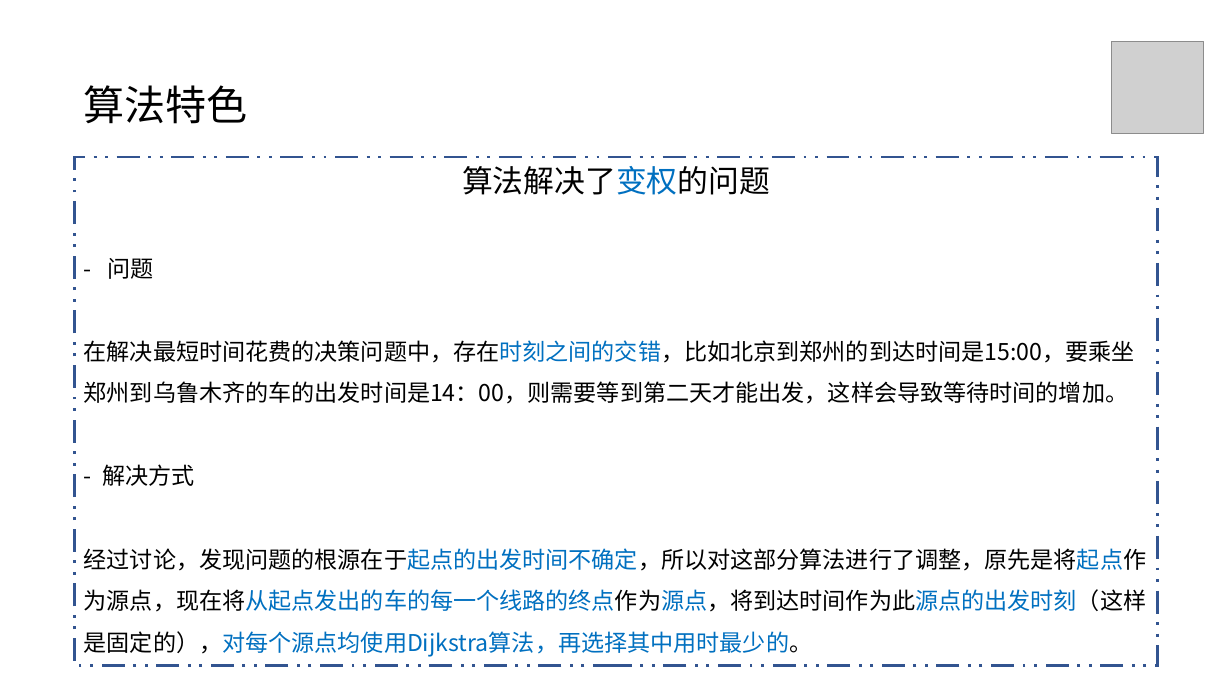
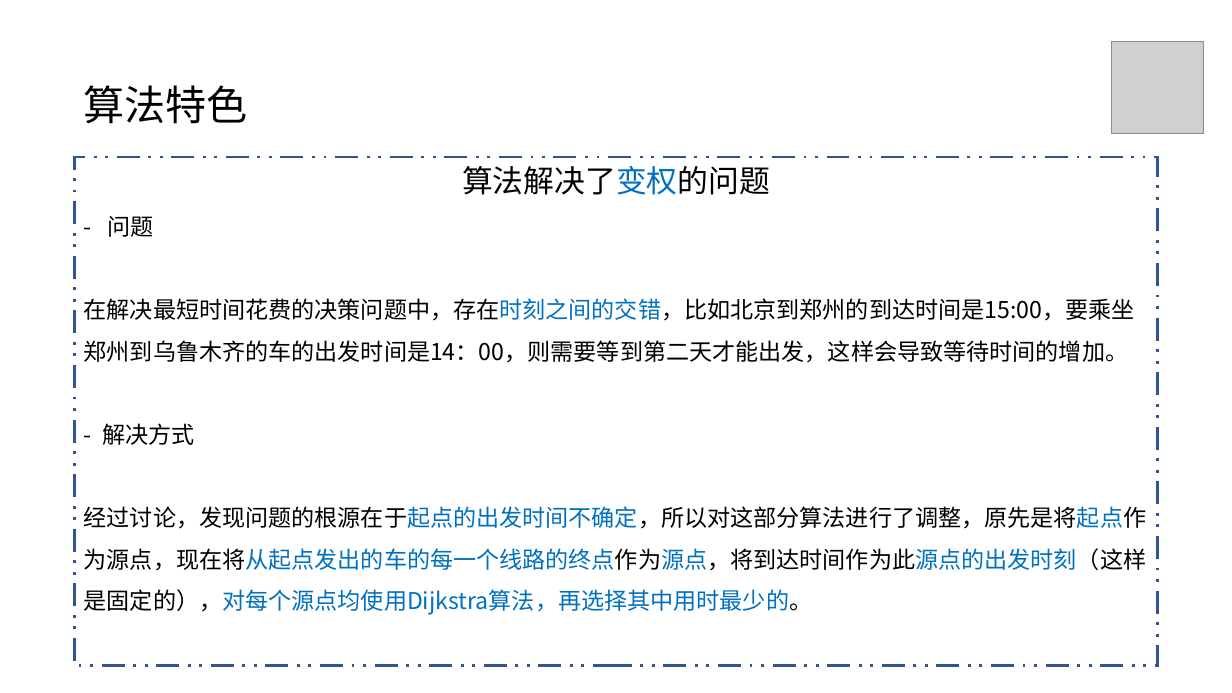
Before and after one commit to Zemdalk/DS-project-work, a slide deck: slide 13 of reports/课堂汇报.pptx. Drawn at 1232x693 pixels with LibreOffice and Linux fonts; fonts in the diff are those of the drawing; grey boxes stand for pictures. Boxes give left, top, right and bottom in pixels: in the first picture for what was removed or moved away, otherwise in the second. Text is boxed around its words. In the diff, an @@ line names an element or a change of style, - is before the commit and + after.

```diff
--- a/reports/课堂汇报.pptx
+++ b/reports/课堂汇报.pptx
@@ text "算法解决了变权的问题" rewrapped from <box>84,166,1147,656</box> to <box>84,166,1147,615</box> @@
```
Also in this commit, not shown: 4 other slides changed, 13 slides added, 1 slide removed.
